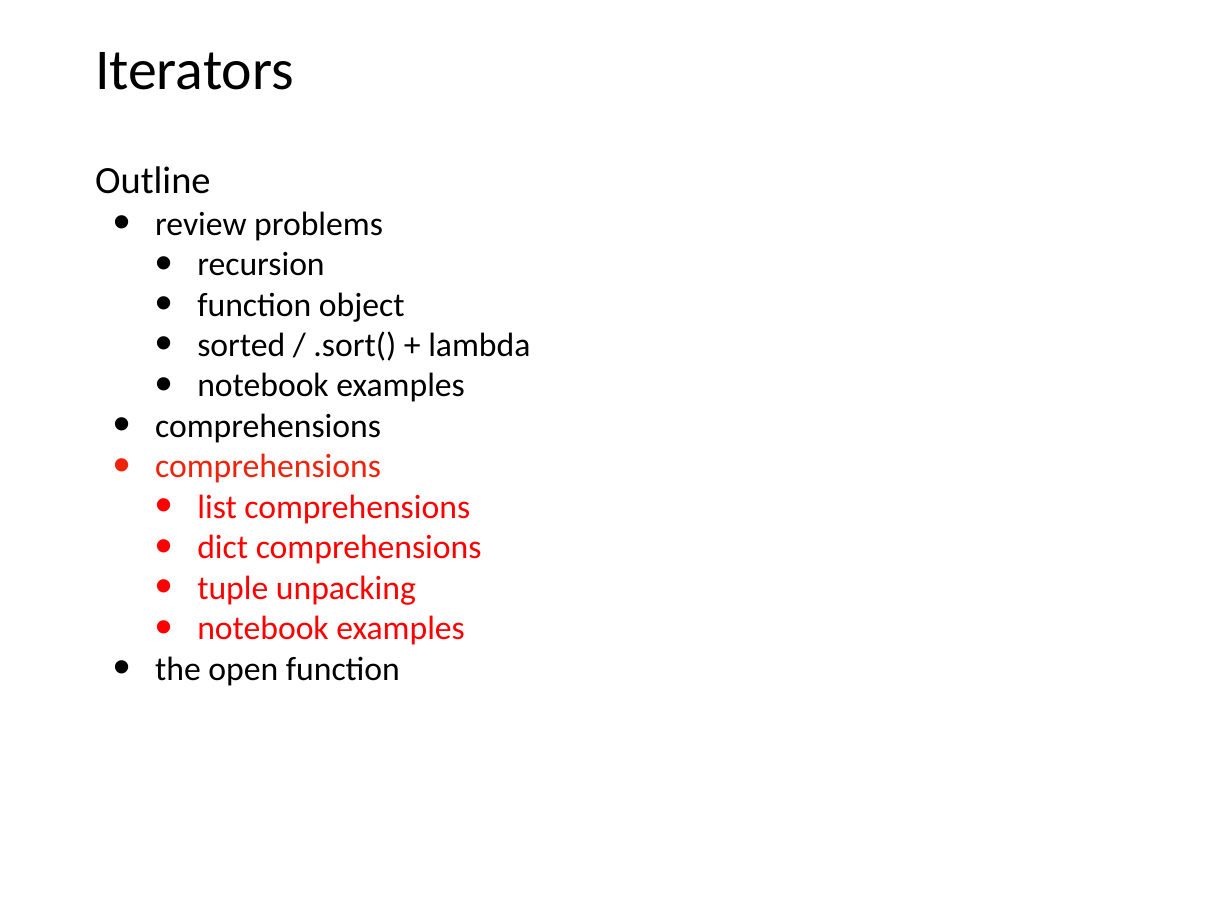
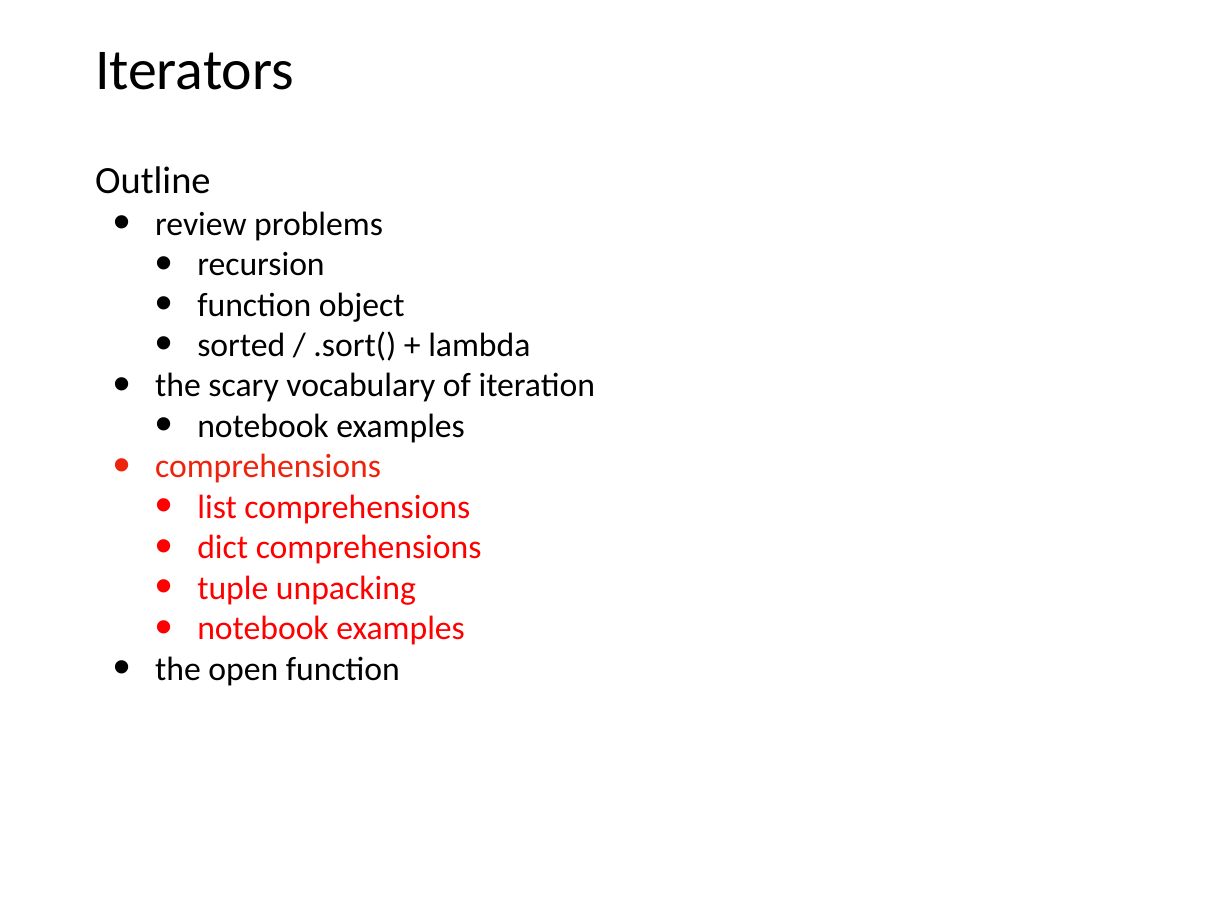
Before and after one commit to tylerharter/caraza-harter-com, a slide deck: slide 12 of tyler/meena/cs220/f21/materials/lec_25_F21.pptx. Drawn at 1232x924 pixels with LibreOffice and Linux fonts; fonts in the diff are those of the drawing. Boxes give left, top, right and bottom in pixels: in the first picture for what was removed or moved away, otherwise in the second. Text is boxed around its words. In the diff, an @@ line names an element or a change of style, - is before the commit and + after.

```diff
--- a/tyler/meena/cs220/f21/materials/lec_25_F21.pptx
+++ b/tyler/meena/cs220/f21/materials/lec_25_F21.pptx
@@ text at [155, 372, 595, 402]: paragraph added @@
+• the scary vocabulary of iteration
@@ text at [155, 413, 381, 443]: paragraph removed @@
-• comprehensions
```
Also in this commit, not shown: 2 other slides changed, 2 other files.
